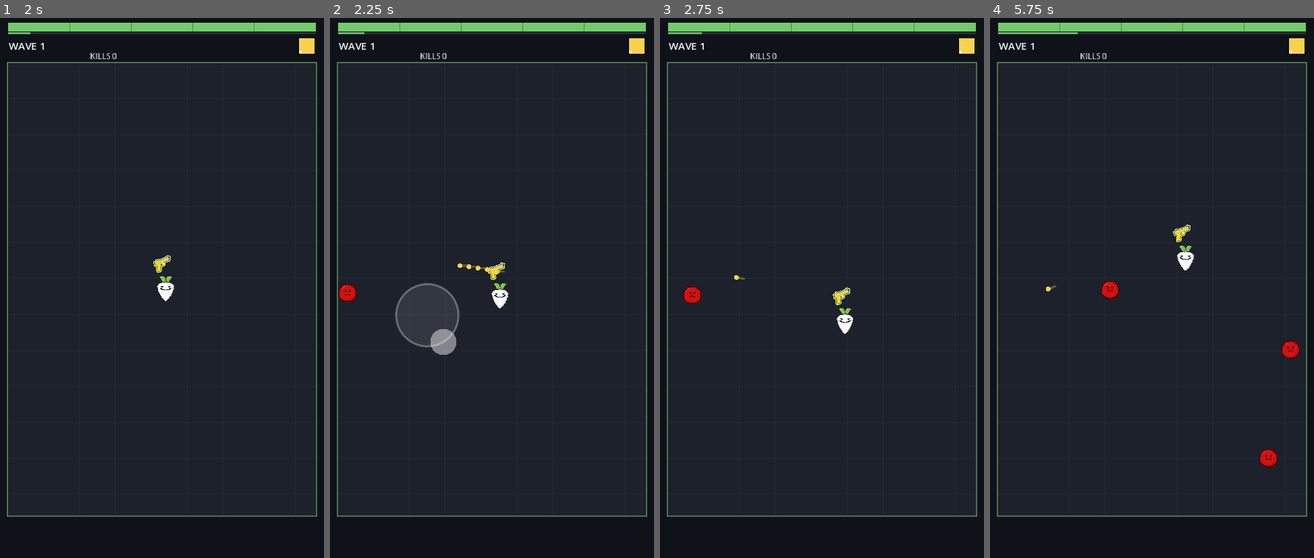
Above: before the commit, frames 1-4 (left to right).
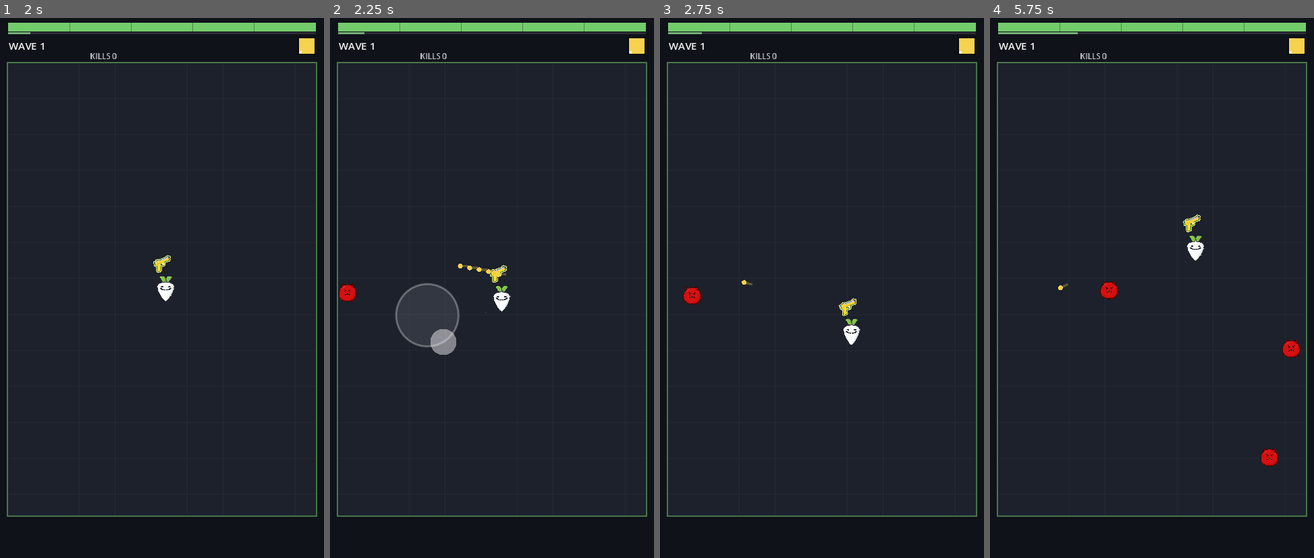
Above: after the commit, the same moments.

Repository: xiaomo945/veggie-arena
Game: Godot game, scene res://ui/Screens/Main.tscn
The game is run twice, just before and just after one commit, with the same random seed, the same clock (stepped at 60 frames per second) and the same inputs.
Inputs (mouse positions are in pixels of both pictures, inside the frame that each line leads up to):
- Up to frame 1 (2 s): click "START" at 0.5 s; tap Enter at 1.25 s; move the mouse to (233, 261) at 1.27 s; click (233, 261) at 1.42 s
- Up to frame 2 (2.25 s): tap Space at 2 s; drag from (427, 315) to (475, 396) at 2.02 s
- Up to frame 3 (2.75 s): no input
- Up to frame 4 (5.75 s): move the mouse to (1184, 169) at 2.77 s; click (1184, 169) at 2.92 s; drag from (1135, 396) to (1054, 207) at 3.52 s; move the mouse to (1249, 369) at 4.27 s; click (1249, 369) at 4.42 s; drag from (1054, 207) to (1103, 153) at 5.02 s

Frame 1 is identical in both runs. In frame 2, 0.3% of the frame differs, in the area x 2-56%, y 45-55%; in frame 3, 0.5%; in frame 4, 0.7%, in the area x 17-96%, y 36-84%.

Commit message:
feat(v0.7): 移动提速+隐藏摇杆 + 飞行兵 + 每5波Boss波
- 玩家移速 180->240，加速度更跟手(90/110->130/160)，移动速度道具 8%->10%
- 摇杆视觉彻底隐藏(feel.joystick_visible=false)，保留按哪走哪浮点拖拽手感
- 新增飞行兵 fly(第4波起蛇形走位)与首领 boss(每5波刷1只+精英怪)
- 单测新增 fly/精英/Boss 断言 + 锁定玩家不慢于任何基础敌人
- 166 单测全过，6秒战斗模拟无脚本错误

Diff:
--- a/godot/autoload/Events.gd
+++ b/godot/autoload/Events.gd
@@ -15,6 +15,7 @@
 signal wave_started(wave: int)
 signal wave_ended(wave: int)
 signal wave_progress(elapsed: float, length: float)
+signal boss_wave(wave: int)
 
 # ---- 经济 ----
 signal gold_changed(gold: int)
--- a/godot/core/Spawner.gd
+++ b/godot/core/Spawner.gd
@@ -15,17 +15,23 @@
 	return spawn_rate(wave, cfg) * length
 
 # 按概率挑敌人类型，r ∈ [0,1)
+# 概率带（按 r 从小到大）：fast → fly → grunt(中段) → [tank 在尾部]
 static func pick_type(wave: int, r: float, cfg: Dictionary) -> String:
 	var fast_chance := 0.0
+	var fly_chance := 0.0
 	var tank_chance := 0.0
 	if wave >= int(cfg.get("fast_from_wave", 2)):
 		fast_chance = float(cfg.get("fast_chance", 0.28))
+	if wave >= int(cfg.get("fly_from_wave", 4)):
+		fly_chance = float(cfg.get("fly_chance", 0.20))
 	if wave >= int(cfg.get("tank_from_wave", 3)):
 		tank_chance = float(cfg.get("tank_chance", 0.12))
 	if wave >= int(cfg.get("tank_late_from_wave", 6)):
 		tank_chance = float(cfg.get("tank_chance_late", 0.18))
 	if r < fast_chance:
 		return "fast"
+	if r < fast_chance + fly_chance:
+		return "fly"
 	if r > 1.0 - tank_chance:
 		return "tank"
 	return "grunt"
@@ -49,11 +55,12 @@
 			return Vector2(x + w + off, y + r2 * h)
 
 # 某一波某种敌人的完整属性
-static func stats_for(type: String, wave: int, defs: Dictionary) -> Dictionary:
+# elite=true 时把基础属性放大成"精英版"（血更厚、更大、更疼、金币更多）
+static func stats_for(type: String, wave: int, defs: Dictionary, elite: bool = false) -> Dictionary:
 	var d: Dictionary = defs.get(type, {})
 	if d.is_empty():
 		return {}
-	return {
+	var s := {
 		"type": type,
 		"hp": float(d.get("hp_base", 1)) + float(wave) * float(d.get("hp_per_wave", 0)),
 		"speed": float(d.get("speed_base", 0)) + float(wave) * float(d.get("speed_per_wave", 0)),
@@ -62,7 +69,17 @@
 		"gold": int(d.get("gold", 1)),
 		"color": d.get("color", "#ffffff"),
 		"zh": d.get("zh", type),
+		"flight": bool(d.get("flight", false)),
+		"elite": false,
 	}
+	if elite:
+		s["hp"] *= 2.2
+		s["radius"] *= 1.4
+		s["damage"] *= 1.5
+		s["gold"] = int(s["gold"]) * 3
+		s["color"] = "#ffd24a"
+		s["elite"] = true
+	return s
 
 # 一波的总血量（用于评估"这一波能不能打完"）
 static func wave_total_hp(wave: int, cfg: Dictionary, defs: Dictionary, length: float) -> float:
--- a/godot/data/balance.json
+++ b/godot/data/balance.json
@@ -2,7 +2,7 @@
   "arena": { "x": 12, "y": 74, "w": 516, "h": 756 },
   "player": {
     "max_hp": 100,
-    "speed": 180,
+    "speed": 240,
     "radius": 16,
     "ifr_seconds": 0.38,
     "touch_cooldown": 0.7
@@ -25,7 +25,12 @@
     "tank_from_wave": 3,
     "tank_chance": 0.10,
     "tank_chance_late": 0.16,
-    "tank_late_from_wave": 6
+    "tank_late_from_wave": 6,
+    "fly_from_wave": 4,
+    "fly_chance": 0.20,
+    "boss_every": 5,
+    "boss_rate_mult": 0.55,
+    "elite_chance": 0.30
   },
   "shop": {
     "offer_count": 4,
@@ -42,7 +47,8 @@
   "feel": {
     "joystick_radius": 52,
     "joystick_deadzone": 3,
-    "accel_forward": 90,
-    "accel_reverse": 110
+    "accel_forward": 130,
+    "accel_reverse": 160,
+    "joystick_visible": false
   }
 }
--- a/godot/data/enemies.json
+++ b/godot/data/enemies.json
@@ -37,5 +37,32 @@
     "gold": 3,
     "color": "#9a7ad0",
     "en": "Tank"
+  },
+  "fly": {
+    "zh": "飞虫",
+    "hp_base": 4,
+    "hp_per_wave": 2.0,
+    "speed_base": 118,
+    "speed_per_wave": 2.6,
+    "dmg_base": 3,
+    "dmg_per_wave": 0.4,
+    "radius": 10,
+    "gold": 2,
+    "color": "#56cfe0",
+    "en": "Flyer",
+    "flight": true
+  },
+  "boss": {
+    "zh": "首领",
+    "hp_base": 240,
+    "hp_per_wave": 46,
+    "speed_base": 34,
+    "speed_per_wave": 1.1,
+    "dmg_base": 16,
+    "dmg_per_wave": 2.6,
+    "radius": 40,
+    "gold": 25,
+    "color": "#e0507a",
+    "en": "Boss"
   }
 }
--- a/godot/data/upgrades.json
+++ b/godot/data/upgrades.json
@@ -8,12 +8,12 @@
     "en": "Max HP +15"
   },
   "spd": {
-    "zh": "移动速度 +8%",
+    "zh": "移动速度 +10%",
     "stat": "speed_pct",
-    "value": 0.08,
+    "value": 0.10,
     "cost": 12,
     "tip": "跑得快 = 更难被围住",
-    "en": "Move Speed +8%"
+    "en": "Move Speed +10%"
   },
   "dmg": {
     "zh": "伤害 +10%",
--- a/godot/entities/Enemy/Enemy.gd
+++ b/godot/entities/Enemy/Enemy.gd
@@ -21,7 +21,10 @@
 var radius := 14.0
 var gold := 1
 var tint := Color(0.88, 0.38, 0.37)
+var flight := false
+var elite := false
 var _flash := 0.0
+var _phase := 0.0
 
 func spawn(pos: Vector2, stats: Dictionary, id: int) -> void:
 	etype = str(stats.get("type", "grunt"))
@@ -33,9 +36,12 @@
 	radius = float(stats.get("radius", 14))
 	gold = int(stats.get("gold", 1))
 	tint = Color(str(stats.get("color", "#e0605f")))
+	flight = bool(stats.get("flight", false))
+	elite = bool(stats.get("elite", false))
 	global_position = pos
 	alive = true
 	_flash = 0.0
+	_phase = 0.0
 	visible = true
 	queue_redraw()
 
@@ -70,6 +76,11 @@
 		_draw_sprite(tex, radius * SPRITE_SCALE, c)
 	else:
 		_draw_shape(c)
+		# 精英/Boss 加一道描边，远远就能认出是"硬货"
+		if elite:
+			draw_arc(Vector2.ZERO, radius + 4.0, 0.0, TAU, 16, Color(1, 1, 1, 0.7), 2.5, true)
+		elif etype == "boss":
+			draw_arc(Vector2.ZERO, radius + 5.0, 0.0, TAU, 18, Color(1, 0.3, 0.4, 0.8), 3.5, true)
 	_draw_hp_bar()
 
 # 缺图时的手绘造型（保留原顺序：先"看清敌人"，再谈美术）
@@ -90,6 +101,24 @@
 			draw_colored_polygon(pts, c)
 			draw_arc(Vector2.ZERO, radius * 0.55, 0.0, TAU, 12,
 				Color(1, 1, 1, 0.35), 3.0, true)
+		"fly":
+			# 菱形（四角星），小、亮，和其余三种一眼不同
+			draw_colored_polygon(PackedVector2Array([
+				Vector2(0, -radius * 1.3),
+				Vector2(radius * 0.55, 0),
+				Vector2(0, radius * 1.3),
+				Vector2(-radius * 0.55, 0)]), c)
+			draw_circle(Vector2.ZERO, radius * 0.32, Color(1, 1, 1, 0.5))
+		"boss":
+			# 十二角星，大、狰狞，是场地里的视觉焦点
+			var sp := PackedVector2Array()
+			for i in range(24):
+				var a := TAU * float(i) / 24.0
+				var rr := radius * (0.62 if i % 2 == 0 else 1.0)
+				sp.append(Vector2(cos(a), sin(a)) * rr)
+			draw_colored_polygon(sp, c)
+			draw_arc(Vector2.ZERO, radius * 0.5, 0.0, TAU, 14,
+				Color(1, 1, 1, 0.4), 4.0, true)
 		_:
 			# 小兵：圆 + 一条"腰带"，比纯圆更好认
 			draw_circle(Vector2.ZERO, radius, c)
@@ -102,9 +131,9 @@
 	draw_texture_rect_region(tex, Rect2(-half, -half, size, size),
 		Rect2(Vector2.ZERO, tex.get_size()), c)
 
-# 血条：只在受伤后显示，满血时不挡视线
+# 血条：精英/Boss 常显（让玩家盯紧大目标）；普通怪满血时不挡视线
 func _draw_hp_bar() -> void:
-	if hp >= max_hp:
+	if hp >= max_hp and not elite and etype != "boss":
 		return
 	var w := radius * 2.0
 	var y := -radius - 8.0
--- a/godot/scenes/Game.gd
+++ b/godot/scenes/Game.gd
@@ -76,13 +76,33 @@
 	set_physics_process(false)
 
 # ---- 刷怪 ----
+func _boss_wave() -> bool:
+	var every := int(Data.spawn_cfg().get("boss_every", 5))
+	return every > 0 and GameState.wave % every == 0
+
 func _spawn_one() -> void:
 	var e = _enemies[_enemy_cursor]
 	_enemy_cursor = (_enemy_cursor + 1) % MAX_ENEMIES
 	var side := _rng.randi_range(0, 3)
 	var pos := Spawner.edge_position(side, Data.arena(), _rng.randf(), _rng.randf())
 	var type := Spawner.pick_type(GameState.wave, _rng.randf(), Data.spawn_cfg())
-	var stats := Spawner.stats_for(type, GameState.wave, Data.enemies)
+	# Boss 波里，普通怪有一定概率是"精英版"（更厚更大更值钱）
+	var elite := false
+	if _boss_wave() and _rng.randf() < float(Data.spawn_cfg().get("elite_chance", 0.3)):
+		elite = true
+	var stats := Spawner.stats_for(type, GameState.wave, Data.enemies, elite)
+	if stats.is_empty():
+		return
+	e.spawn(pos, stats, _next_id)
+	_next_id += 1
+
+# Boss 波开局额外刷一只首领：慢、大、硬、疼，但金币丰厚
+func _spawn_boss() -> void:
+	var e = _enemies[_enemy_cursor]
+	_enemy_cursor = (_enemy_cursor + 1) % MAX_ENEMIES
+	var side := _rng.randi_range(0, 3)
+	var pos := Spawner.edge_position(side, Data.arena(), _rng.randf(), _rng.randf())
+	var stats := Spawner.stats_for("boss", GameState.wave, Data.enemies)
 	if stats.is_empty():
 		return
 	e.spawn(pos, stats, _next_id)
@@ -101,9 +121,12 @@
 		return
 	GameState.tick_wave(delta)
 
-	# 刷怪
+	# 刷怪：Boss 波降低普通刷怪速率，把注意力留给首领
 	var cfg := Data.spawn_cfg()
-	_spawn_acc += Spawner.spawn_rate(GameState.wave, cfg) * delta
+	var rate := Spawner.spawn_rate(GameState.wave, cfg)
+	if _boss_wave():
+		rate *= float(cfg.get("boss_rate_mult", 0.55))
+	_spawn_acc += rate * delta
 	var cap := int(cfg.get("max_alive", 88))
 	while _spawn_acc >= 1.0:
 		_spawn_acc -= 1.0
@@ -138,6 +161,10 @@
 func _on_shop_closed() -> void:
 	_paused = false
 	GameState.next_wave()
+	# 新的波次若是 Boss 波，开局刷一只首领并通知 HUD 弹横幅
+	if _boss_wave():
+		Events.boss_wave.emit(GameState.wave)
+		_spawn_boss()
 
 func _update_enemies(delta: float) -> void:
 	var pp := player.global_position
@@ -149,7 +176,13 @@
 		# 朝玩家
 		var to_p := (pp - pos)
 		if to_p.length() > 0.001:
-			pos += to_p.normalized() * e.speed * delta
+			var dir := to_p.normalized()
+			# 飞行兵：在朝玩家的方向上叠加左右蛇形摆动，更难被预判/击中
+			if e.flight:
+				e._phase += delta * 7.0
+				var perp := Vector2(-dir.y, dir.x)
+				dir = (dir + perp * sin(e._phase) * 0.7).normalized()
+			pos += dir * e.speed * delta
 		# 分离：只算附近的，避免 O(n^2) 在满怪时拖慢手机
 		_neighbors.clear()
 		for j in _enemies.size():
--- a/godot/tests/test_balance.gd
+++ b/godot/tests/test_balance.gd
@@ -109,4 +109,18 @@
 	chk(float(pc.get("ifr_seconds", 0)) > 0.2, "无敌帧 %.2f 秒，能防止被围秒杀" % float(pc.get("ifr_seconds", 0)))
 	chk(float(pc.get("speed", 0)) >= 150, "移速 %s ≥ 150，跑位跟得上" % pc.get("speed"))
 
+	# 11) 玩家初始移速不能慢于任何基础敌人（用户核心诉求：应≥或等于怪物速度，才能风筝走位）
+	var pspeed := float(pc.get("speed", 0))
+	var slowest_ok := true
+	var fastest_enemy := ""
+	var fastest_speed := 0.0
+	for k in data.enemies.keys():
+		var es := float(data.enemy(k).get("speed_base", 0))
+		if es > fastest_speed:
+			fastest_speed = es
+			fastest_enemy = k
+		if pspeed < es:
+			slowest_ok = false
+	chk(slowest_ok, "玩家移速 %.0f ≥ 所有基础敌人（最快 %s=%.0f）" % [pspeed, fastest_enemy, fastest_speed])
+
 	return {"pass": _p, "fail": _f, "failures": _failures}
--- a/godot/tests/test_spawner.gd
+++ b/godot/tests/test_spawner.gd
@@ -19,6 +19,7 @@
 	"base_rate": 0.55, "per_wave": 0.30, "cap": 4.6, "max_alive": 88,
 	"warn_time": 0.45, "edge_offset": 20,
 	"fast_from_wave": 2, "fast_chance": 0.28,
+	"fly_from_wave": 4, "fly_chance": 0.20,
 	"tank_from_wave": 3, "tank_chance": 0.12,
 	"tank_late_from_wave": 6, "tank_chance_late": 0.18,
 }
@@ -27,8 +28,12 @@
 		"dmg_base": 4, "dmg_per_wave": 0.7, "radius": 14, "gold": 1},
 	"fast": {"hp_base": 5, "hp_per_wave": 2.6, "speed_base": 96, "speed_per_wave": 2.2,
 		"dmg_base": 3, "dmg_per_wave": 0.5, "radius": 11, "gold": 1},
+	"fly": {"hp_base": 4, "hp_per_wave": 2.0, "speed_base": 118, "speed_per_wave": 2.6,
+		"dmg_base": 3, "dmg_per_wave": 0.4, "radius": 10, "gold": 2},
 	"tank": {"hp_base": 26, "hp_per_wave": 11, "speed_base": 30, "speed_per_wave": 0.7,
 		"dmg_base": 9, "dmg_per_wave": 1.3, "radius": 23, "gold": 3},
+	"boss": {"hp_base": 240, "hp_per_wave": 46, "speed_base": 34, "speed_per_wave": 1.1,
+		"dmg_base": 16, "dmg_per_wave": 2.6, "radius": 40, "gold": 25},
 }
 var ARENA := {"x": 12, "y": 74, "w": 516, "h": 756, "edge_offset": 20}
 
@@ -50,6 +55,12 @@
 	chk(Spawner.pick_type(1, 0.99, CFG) == "grunt", "第 1 波不刷重甲")
 	chk(Spawner.pick_type(3, 0.99, CFG) == "tank", "第 3 波开始有重甲")
 	chk(Spawner.pick_type(5, 0.1, CFG) == "fast", "第 5 波有冲刺兵")
+	# 飞行兵：第 4 波起才出现，且落在 fast 之后的概率带
+	chk(Spawner.pick_type(1, 0.4, CFG) == "grunt", "第 1 波无飞行兵")
+	chk(Spawner.pick_type(4, 0.3, CFG) == "fly", "第 4 波出现飞行兵（概率带中段）")
+	chk(Spawner.pick_type(6, 0.4, CFG) == "fly", "第 6 波飞行兵稳定出现")
+	# 首领不走 pick_type（由 Boss 波单独刷），普通刷怪永远不会出 boss
+	chk(Spawner.pick_type(5, 0.99, CFG) == "tank", "普通刷怪不刷首领（仍是重甲）")
 	# 统计 1000 次，检查比例大致合理
 	var rng := RandomNumberGenerator.new()
 	rng.seed = 12345
@@ -75,6 +86,22 @@
 	chk(float(Spawner.stats_for("fast", 1, DEFS)["speed"]) > float(g1["speed"]), "冲刺兵比小兵快")
 	chk(Spawner.stats_for("不存在的怪", 1, DEFS).is_empty(), "未知敌种返回空字典（不崩溃）")
 
+	# 5.1) 精英缩放：血更厚、体型更大、金币更多、带 elite 标记
+	var base_g := Spawner.stats_for("grunt", 5, DEFS)
+	var elite_g := Spawner.stats_for("grunt", 5, DEFS, true)
+	chk(float(elite_g["hp"]) > float(base_g["hp"]) * 2.0, "精英血量翻倍以上（%.0f vs %.0f）" % [elite_g["hp"], base_g["hp"]])
+	chk(float(elite_g["radius"]) > float(base_g["radius"]), "精英体型更大")
+	chk(int(elite_g["gold"]) > int(base_g["gold"]), "精英金币更多")
+	chk(bool(elite_g.get("elite", false)) == true, "精英带 elite 标记")
+	# 非精英默认无标记
+	chk(bool(base_g.get("elite", false)) == false, "普通怪无 elite 标记")
+
+	# 5.2) 首领属性合理：血厚、体型最大、高伤、高金币
+	var boss := Spawner.stats_for("boss", 5, DEFS)
+	chk(float(boss["hp"]) > float(Spawner.stats_for("tank", 5, DEFS)["hp"]), "首领比重甲还厚")
+	chk(float(boss["radius"]) > float(Spawner.stats_for("tank", 5, DEFS)["radius"]), "首领体型最大")
+	chk(int(boss["gold"]) >= 25, "首领金币丰厚（%d）" % int(boss["gold"]))
+
 	# 6) 波次总血量递增
 	var h1 := Spawner.wave_total_hp(1, CFG, DEFS, 20.0)
 	var h5 := Spawner.wave_total_hp(5, CFG, DEFS, 20.0)
--- a/godot/ui/HUD/HUD.gd
+++ b/godot/ui/HUD/HUD.gd
@@ -13,6 +13,8 @@
 var _kill: Label
 var _wave_time := 0.0
 var _wave_len := 20.0
+var _banner: Label
+var _banner_t := 0.0
 
 func _ready() -> void:
 	layer = 20
@@ -24,12 +26,24 @@
 	_gold = _mk_label(Vector2(14, 54), 15, Color(0.98, 0.84, 0.35))
 	_kill = _mk_label(Vector2(150, 54), 13, Color(0.75, 0.75, 0.78))
 
+	# Boss 波居中横幅
+	_banner = Label.new()
+	_banner.position = Vector2(0, 288)
+	_banner.custom_minimum_size = Vector2(540, 44)
+	_banner.horizontal_alignment = HORIZONTAL_ALIGNMENT_CENTER
+	_banner.vertical_alignment = VERTICAL_ALIGNMENT_CENTER
+	_banner.add_theme_font_size_override("font_size", 34)
+	_banner.add_theme_color_override("font_color", Color(0.96, 0.34, 0.46))
+	_banner.text = ""
+	add_child(_banner)
+
 	Events.player_hp_changed.connect(_on_hp)
 	Events.gold_changed.connect(_on_gold)
 	Events.wave_started.connect(_on_wave_started)
 	Events.wave_progress.connect(_on_wave_progress)
 	Events.weapons_changed.connect(_on_weapons)
 	Events.run_started.connect(_on_weapons)
+	Events.boss_wave.connect(_on_boss_wave)
 
 	_wave_len = float(Data.wave_cfg().get("length", 20))
 	_on_weapons()
@@ -80,3 +94,16 @@
 func _refresh() -> void:
 	_wave.text = "WAVE %d" % GameState.wave
 	_kill.text = "KILLS %d" % GameState.kills
+
+func _on_boss_wave(wave: int) -> void:
+	_banner.text = "BOSS WAVE %d" % wave
+	_banner_t = 2.6
+
+func _process(delta: float) -> void:
+	if _banner_t > 0.0:
+		_banner_t -= delta
+		# 最后 0.6s 渐隐
+		var a := clampf(_banner_t / 0.6, 0.0, 1.0)
+		_banner.modulate.a = a
+		if _banner_t <= 0.0:
+			_banner.text = ""
--- a/godot/ui/Joystick/Joystick.gd
+++ b/godot/ui/Joystick/Joystick.gd
@@ -22,6 +22,10 @@
 	_radius = float(f["radius"])
 	_deadzone = float(f["deadzone"])
 	_view.radius = _radius
+	# 手机竖屏下，跟随手指的摇杆底盘会挡住下方视野。
+	# 设为 false 时彻底不画摇杆（控制依旧是"按哪走哪"的浮点拖拽，手感不变），
+	# 玩家靠角色响应方向来感知操作，不再被一个圈挡住视线。
+	_view.visible = bool(f.get("joystick_visible", true))
 
 func _input(event: InputEvent) -> void:
 	# 触屏（手机真机）
